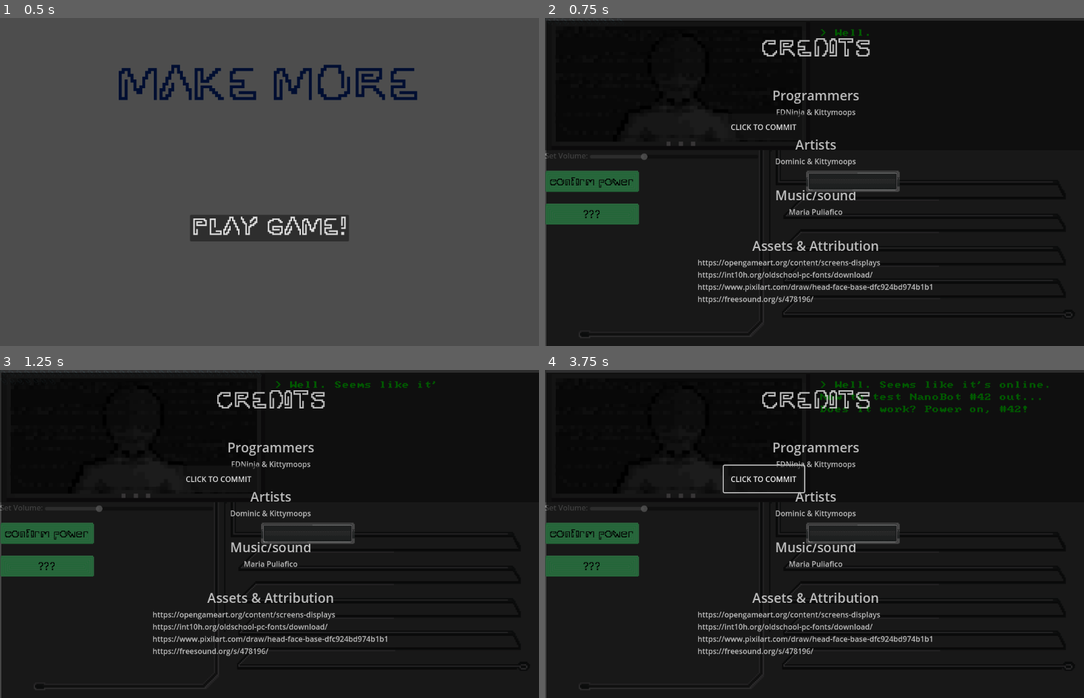
Above: before the commit, frames 1-4 (two rows, left to right).
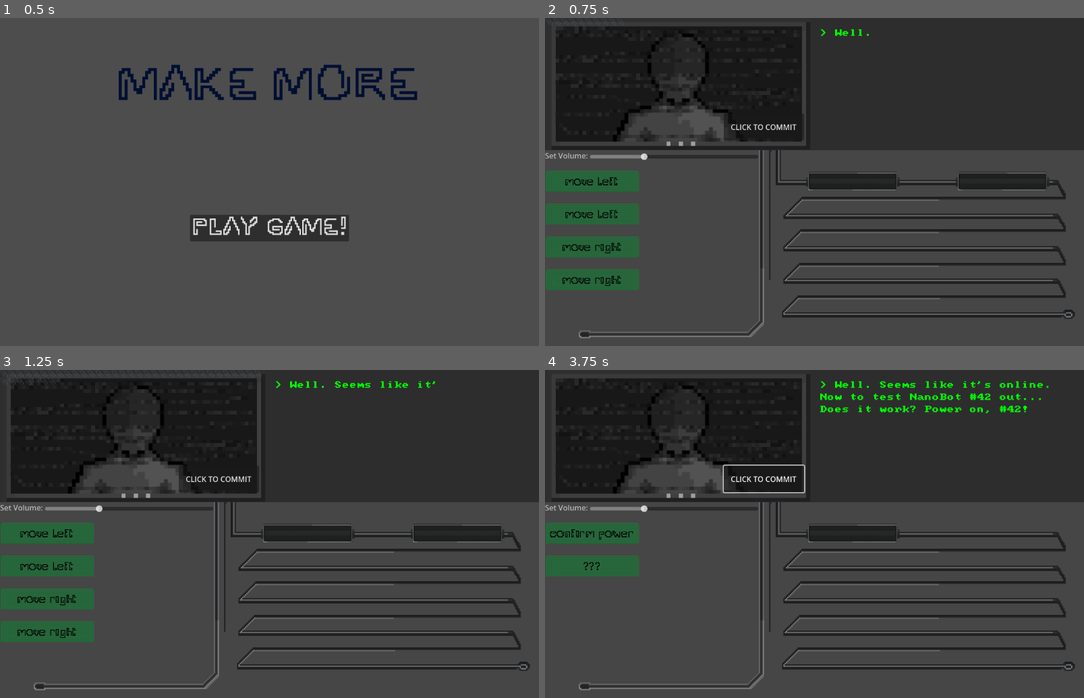
Above: after the commit, the same moments.

Repository: drakin769/GameJam2024
Game: Godot game, scene res://MainTitleScreen.tscn
Same seed, same stepped clock (60 frames per second), same inputs: the game is played once before the commit and once after it.
Inputs (mouse positions are in pixels of both pictures, inside the frame that each line leads up to):
- Up to frame 1 (0.5 s): no input
- Up to frame 2 (0.75 s): click "PLAY GAME!" at 0.5 s
- Up to frame 3 (1.25 s): no input
- Up to frame 4 (3.75 s): click "CLICK TO COMMIT" at 1.25 s; click "CLICK TO COMMIT" at 2 s; click "CLICK TO COMMIT" at 2.75 s; tap Enter (ui_accept) at 3.5 s; move the mouse to (679, 435) at 3.52 s; press the mouse at (679, 435) at 3.53 s; tap A (a) at 3.6 s

Frame 1 is identical in both runs. In frame 2, 79% of the frame differs, in the area x 0-100%, y 0-100%; in frame 3, 79%; in frame 4, 79%.

Commit message:
Post game jam bug fixes. Fixed being able push out locked blocks

Diff:
--- a/data/levels.json
+++ b/data/levels.json
@@ -49,14 +49,14 @@
 			"wiggle right:wiggle left": {
 				"text": [
 					"Perfect. The nanobot now can move forward",
-					"Moving on to turning"
+					"Moving on to trying to turn left."
 				],
 				"next_level": "turn left"
 			},
 			"wiggle left:wiggle right": {
 				"text": [
 					"Perfect. The nanobot now can move forward",
-					"Moving on to turning left"
+					"Moving on to trying to turn left."
 				],
 				"next_level": "turn left"
 			}
@@ -619,7 +619,7 @@
 					"I am on a deadline here and it is over here messing with me.",
 					"Too late to restart so just gotta itterate the AI and hope for the best"
 				],
-				"next_level": "consume"
+				"next_level": "u turn"
 			},
 			"move left:move right": {
 				"text": [
@@ -628,7 +628,7 @@
 					"I am on a deadline here and it is over here messing with me.",
 					"Too late to restart so just gotta itterate the AI and hope for the best"
 				],
-				"next_level": "consume"
+				"next_level": "u turn"
 			}
 		},
 		"building_blocks": [
--- a/global.gd
+++ b/global.gd
@@ -4,6 +4,8 @@
 var game_over = false
 var paperclips=0
 var mute = false
+var level_lock = false
+
 
 ## Will add a new line of text to Dot matrix component.
 ## To add multiple lines, call this multiple times.
--- a/instruction.gd
+++ b/instruction.gd
@@ -120,9 +120,11 @@
 
 func _on_area_shape_entered(area_rid, area, area_shape_index, local_shape_index):
 	if not area.has_method("is_instruction"):
-		#if area.unlocked == true:
-		slot = area
-		print(str("NOW ENTERING SLOT: "+ str(area.slot_number)))
+		if area.unlocked == true or (area.unlocked == false and unlocked == false and global.level_lock == false):
+			slot = area
+			if unlocked == false:
+				area.unlocked = false
+			print(str("NOW ENTERING SLOT: "+ str(area.slot_number)))
 	pass
 func print_all():
 		print("instruction, blockname: ",blockname," is held: ", is_held, " able to be held ", able_to_be_held," unlocked ", unlocked		)
--- a/level.gd
+++ b/level.gd
@@ -22,7 +22,7 @@
 var nanopacket = []
 var block_box = []
 var available_solutions
-var current_level = "first"#change me to start on different levels
+var current_level = "u turn"#change me to start on different levels
 var levels = JSON.new()
 func clear_nanopacket():
 	while not nanopacket.is_empty():
@@ -33,6 +33,7 @@
 
 # probablyt overkill, but might need to add things later
 func clear_level():
+	global.level_lock == false
 	clear_block_box()
 	clear_nanopacket()
 func run_nanopacket():
@@ -69,6 +70,8 @@
 		current_level = "first"
 		clear_level()
 		setlevel()
+	elif Input.is_action_just_pressed("click"):
+		global.level_lock == true
 
 func resolvelevel(solutions:Dictionary):
 	var output = run_nanopacket()
--- a/slot.gd
+++ b/slot.gd
@@ -2,7 +2,7 @@
 #var is_held = false
 #var able_to_be_held = false
 	#used to dynamically turn on or off ability to be picked up, such as being turned off if something else is held.
-var unlocked = false
+var unlocked = true
 	#hard shut down it from moving, like if an instruction is left there for a puzzle, or at end of level
 var offset: Vector2
 var slot_number = 0
@@ -92,3 +92,5 @@
 		else:
 			eject(str("adding ", block.blockname))
 	instructions.append(block)
+	if block.unlocked == false:
+		unlocked = false
--- a/ui/userInterface.tscn
+++ b/ui/userInterface.tscn
@@ -35,6 +35,7 @@
 script = ExtResource("1_paq1u")
 
 [node name="Credits" parent="." instance=ExtResource("11_v24ke")]
+visible = false
 modulate = Color(1, 1, 1, 0.721569)
 z_index = 500
 layout_mode = 2
Binary file added: MakeMore.apple-touch-icon.png
Not shown, added: MakeMore.apple-touch-icon.png.import
Binary file added: MakeMore.icon.png
Not shown, added: MakeMore.icon.png.import
Binary file added: MakeMore.png
Not shown, added: MakeMore.png.import
Not shown, added: export_presets.cfg
Binary file added: make more/index.apple-touch-icon.png
Not shown, added: make more/index.apple-touch-icon.png.import
Binary file added: make more/index.icon.png
Not shown, added: make more/index.icon.png.import
Binary file added: make more/index.png
(and 12 more such lines)
